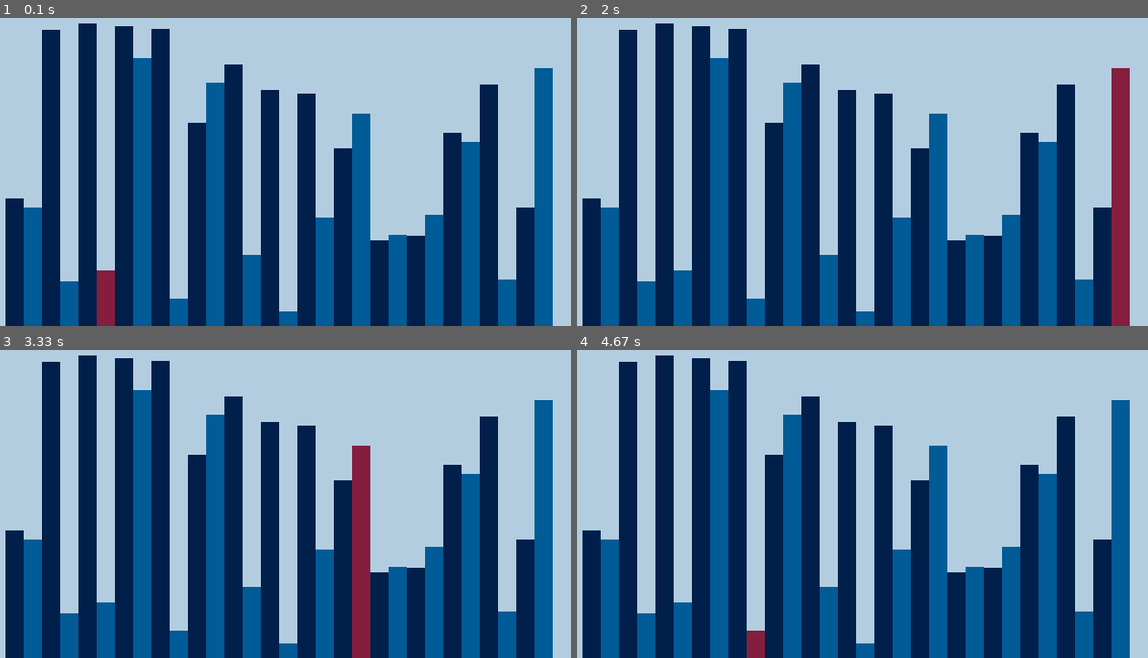
Above: before the commit, frames 1-4 (two rows, left to right).
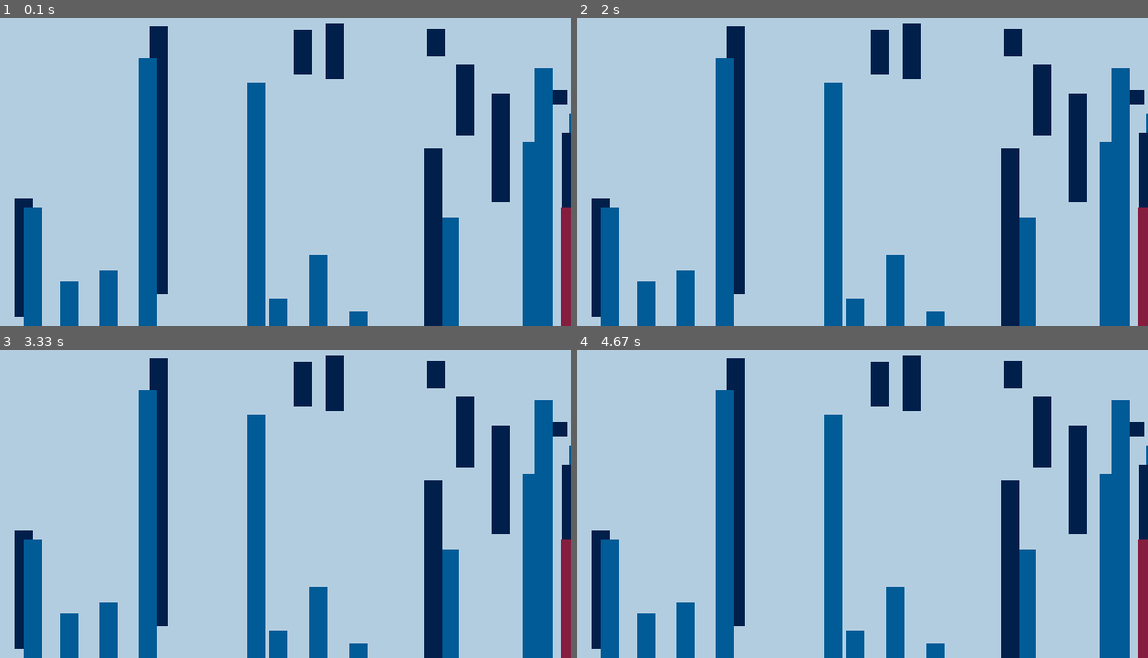
Above: after the commit, the same moments.

Repository: TaylorTurnerIT/PyGame---Storting-Algorithm-Visualizer
Game: pygame game, started from driver.py
Same seed, same stepped clock (60 frames per second), same inputs: the game is played once before the commit and once after it.
Inputs:
- Up to frame 1 (0.1 s): no input
- Up to frame 2 (2 s): no input
- Up to frame 3 (3.33 s): no input
- Up to frame 4 (4.67 s): no input

The runs differ from the first frame. In frame 1, 48% of the frame differs, in the area x 0-100%, y 1-100%; in frame 2, 50%; in frame 3, 48%; in frame 4, 48%.

Commit message:
Trying to design a height swapping alg.

Diff:
--- a/driver.py
+++ b/driver.py
@@ -38,32 +38,14 @@
     randomHeightMax = floor((canvasSize[1]-max(10, size))) # The maximum height based on the size of the window. This allows this program to run on any computer and still work
     swapped = False
 
-    def swap(self, rect1, rect2):
-        temp = rect1
-        rect1 = rect2
-        rect2 = temp
-
-    def cocktailSort(self):
-        swapped = True
-        while swapped:
-
-            swapped = False
-            for x in range(0, rect.count):
-                if rect.rectangles[x].height > rect.rectangles[x+1].height:
-                    rect.swap(rect.rectangles[x], rect.rectangles[x+1])
-                    swapped = True
-
-            if not swapped:
-                break
-
-            swapped = False
-            for y in range(rect.count-1, 0):
-                if rect.rectangles[y].height > rect.rectangles[y+1].height:
-                    rect.swap(rect.rectangles[y], rect.rectangles[y+1])
-                    swapped = True
+    def swapHeight(arr, i, j):
+        # Swap the heights of two elements
+        temp = arr[i].height
+        arr[i].height = arr[j].height
+        arr[j].height = temp
 
 
-
+        arr[i].move_ip(arr[j].height-arr[i].height, 0)
 
 rect = RectangleList # Declare rect as the Rectangle object
 
@@ -77,7 +59,8 @@
 
 # SORTING VARIABLES
 ghost = 0
-swapped = False
+swapped = True
+
 
 while not exit:
     for event in pygame.event.get():
@@ -85,7 +68,24 @@
             exit = True
     canvas.fill("#b3cde0")
 
-    rect.cocktailSort
+    # COCKTAIL SHAKER SORTING ALGORITHM
+    if swapped: # If swapped is true (indicating the previous iteration has caused a swap)
+        swapped = False
+        for x in range(0, rect.count - 1):
+            ghost = x
+            if rect.rectangles[x].height > rect.rectangles[x+1].height:
+                rect.swapHeight(rect.rectangles, x, x+1)
+
+                swapped = True
+        if not swapped:
+            break
+        swapped = False
+        for y in range(rect.count - 1, 0):
+            ghost = y
+            if rect.rectangles[y].height > rect.rectangles[y+1].height:
+                rect.swapHeight(rect.rectangles, y, y+1)
+                swapped = True
+
     for count in range(0, rect.count):
         currentRect = rect.rectangles[count]
 
@@ -96,11 +96,8 @@
             pygame.draw.rect(canvas, "#011f4b", currentRect) # Draws blue1 on even count rects
         else:
             pygame.draw.rect(canvas, "#005b96", currentRect) # Draws blue2 on odd count rects
-    ghost += 1 # Iterates the ghost to the next rect
-    ghost %= rect.count # This bounds the "ghost" to repeat at the beginning of the list when it reaches the end
-
-
-
+    #ghost += 1 # Iterates the ghost to the next rect
+    #ghost %= rect.count # This bounds the "ghost" to repeat at the beginning of the list when it reaches the end
 
 
 
